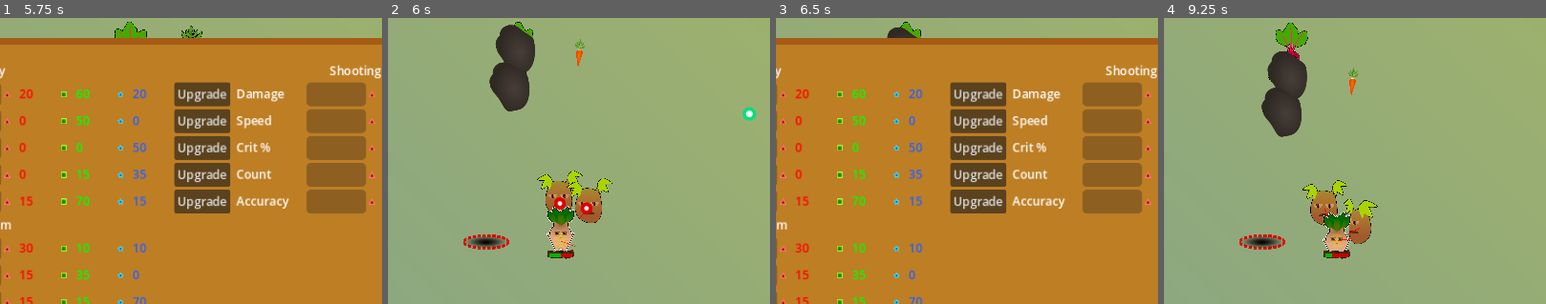
Above: before the commit, frames 1-4 (left to right).
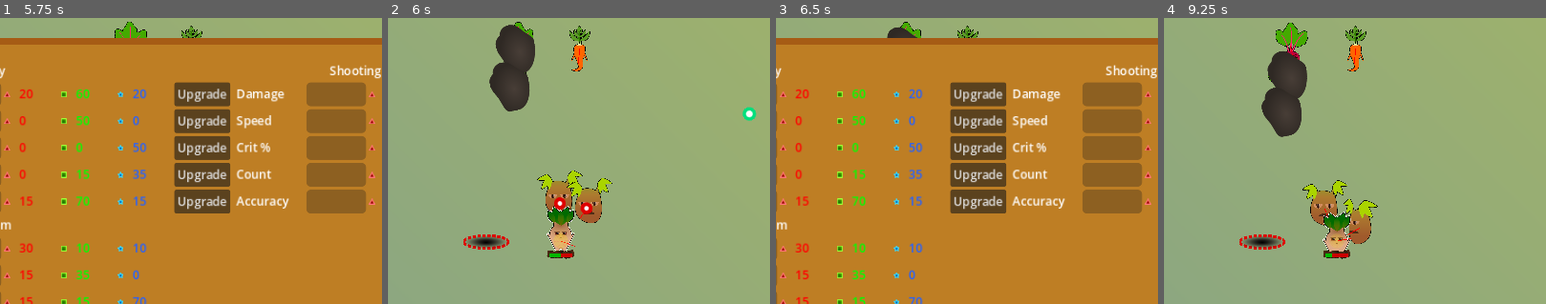
Above: after the commit, the same moments.

Repository: Zereijin/GGJ2023
Game: Godot game, scene res://main_menu/main_menu.tscn
The game is run twice, just before and just after one commit, with the same random seed, the same clock (stepped at 60 frames per second) and the same inputs.
Inputs (mouse positions are % of the whole screen's width and height, from its top left):
- Up to frame 1 (5.75 s): click "Play" at 0.5 s; tap Enter at 1.25 s; move the mouse to (72, 45) at 1.27 s; press the mouse at (72, 45) at 1.28 s; hold D (right) 1.28-2 s; tap Space (shop) at 1.52, 3.77, 4.25, 5.27 s; release the mouse at (72, 45) at 2 s; click "Upgrade" at 2 s; click "Leave Shop" at 2.75 s; move the mouse to (30, 55) at 3.52 s; hold S (down) 3.53-4.28 s; click (30, 55) at 3.6 s; move the mouse to (60, 28) at 4.27 s; press the mouse at (60, 28) at 4.28 s; hold D (right) 4.28-5.03 s; move the mouse to (45, 70) at 5.02 s; release the mouse at (45, 70) at 5.03 s; hold W (up) from 5.03 s (still down); click (45, 70) at 5.1 s
- Up to frame 2 (6 s): tap Enter at 5.75 s; move the mouse to (80, 65) at 5.77 s; release W (up) at 5.78 s; press the mouse at (80, 65) at 5.78 s; hold A (left) from 5.78 s (still down)
- Up to frame 3 (6.5 s): keep holding A (left); tap Space (shop) at 6.02 s
- Up to frame 4 (9.25 s): tap Space (shop) at 6.5, 6.77, 8, 8.27, 9.02 s; move the mouse to (20, 35) at 6.52 s; release the mouse at (20, 35) at 6.53 s; click (20, 35) at 6.6 s; tap Enter at 7.25 s; move the mouse to (55, 50) at 7.27 s; release A (left) at 7.28 s; press the mouse at (55, 50) at 7.28 s; hold S (down) 7.28-8.03 s; move the mouse to (35, 25) at 8.02 s; release the mouse at (35, 25) at 8.03 s; hold D (right) 8.03-8.78 s; click (35, 25) at 8.1 s; move the mouse to (72, 45) at 8.77 s; press the mouse at (72, 45) at 8.78 s; hold W (up) from 8.78 s (still down)
The pictures show only the part of the screen within x 27-77%, y 11-61%; the shares and areas given below are measured in that part.

Frame 1 is identical in both runs. In frame 2, 0.4% of the frame differs, in the area x 47-53%, y 2-19%; in frame 3, 0.1%; in frame 4, 0.5%, in the area x 47-53%, y 2-27%.
Error after the commit: Parse Error: Could not find type "Carrot" in the current scope. (res://game/enemy/carrot/projectile.gd:23)

Commit message:
Tighten type hint

Diff:
--- a/game/enemy/carrot/projectile.gd
+++ b/game/enemy/carrot/projectile.gd
@@ -20,7 +20,7 @@
 
 
 func _land() -> void:
-	var carrot : Node2D = _carrot_prefab.instantiate()
+	var carrot : Carrot = _carrot_prefab.instantiate()
 	carrot.position = position
 	carrot.configure(player)
 	get_parent().add_child(carrot)
